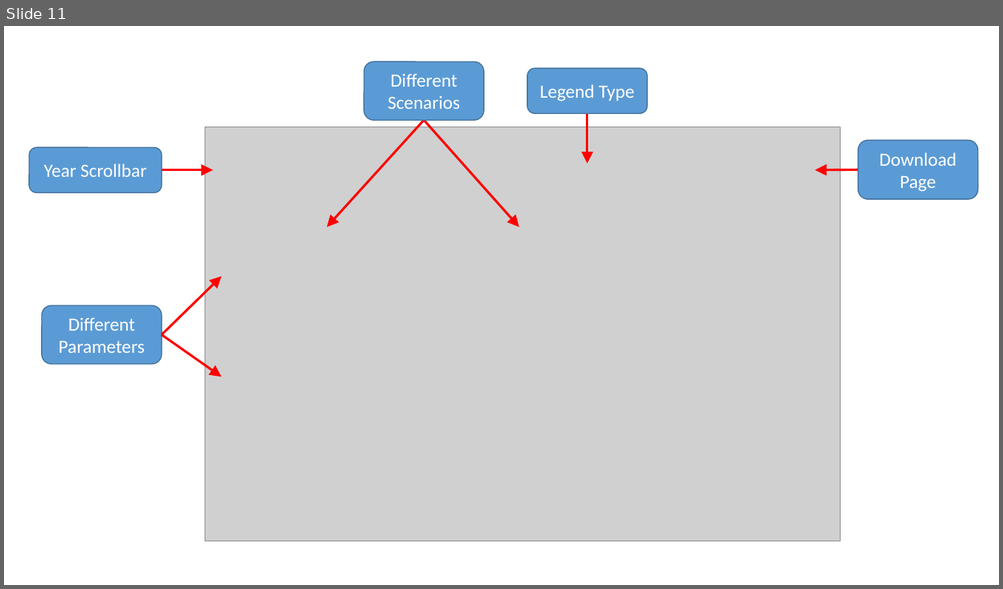
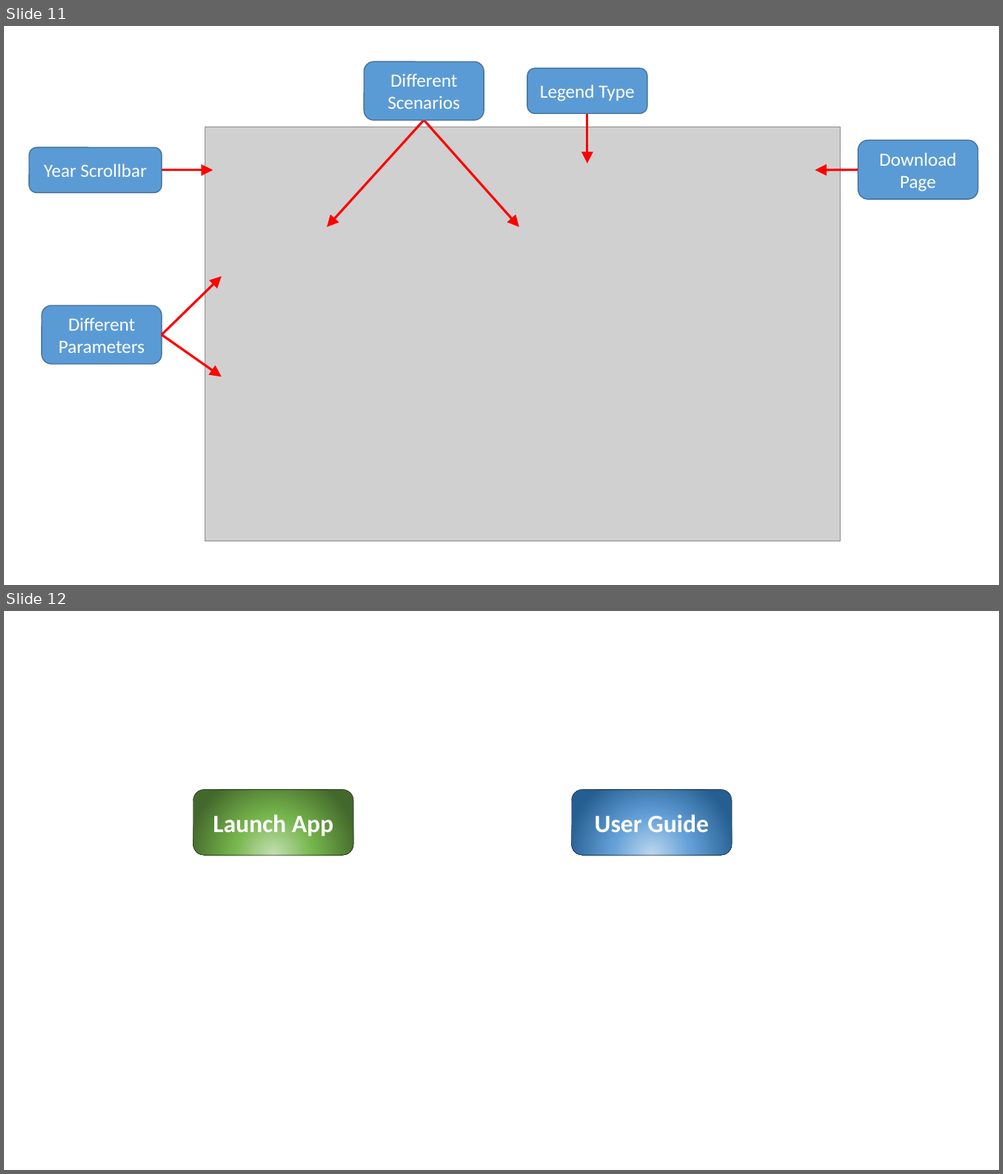
Before and after one commit to JGCRI/argus, a slide deck: vignettes/vignetteFigs/00vignetteFigs.pptx. Shown one above the other, each under a label of ours: slide 11 before the commit, slides 11 and 12 after it. The pictures are 1003x589 and 1003x1174 pixels, drawn with LibreOffice and Linux fonts; fonts in the diff are those of the drawing; grey boxes stand for pictures. Boxes give left, top, right and bottom in pixels: in the first picture for what was removed or moved away, otherwise in the second. Text is boxed around its words. In the diff, an @@ line names an element or a change of style, - is before the commit and + after.

Commit message:
Updating launch buttons

```diff
--- a/vignettes/vignetteFigs/00vignetteFigs.pptx
+++ b/vignettes/vignetteFigs/00vignetteFigs.pptx
@@ slide 12 added at (x1=4, y1=611, x2=999, y2=1170), background #FFFFFF @@
@@ rounded rectangle added at (x1=193, y1=789, x2=354, y2=855), fill gradient #C5E0B4 to #76B54C to #43682B, outline #000000 0.25 pt, 24 pt, text #FFFFFF, bold @@
+Launch App
@@ rounded rectangle added at (x1=571, y1=789, x2=731, y2=855), fill gradient #BDD7EE to #63A0D7 to #255E91, outline #000000 0.25 pt, 24 pt, text #FFFFFF, bold @@
+User Guide
```
Also in this commit, not shown: 6 other files.
